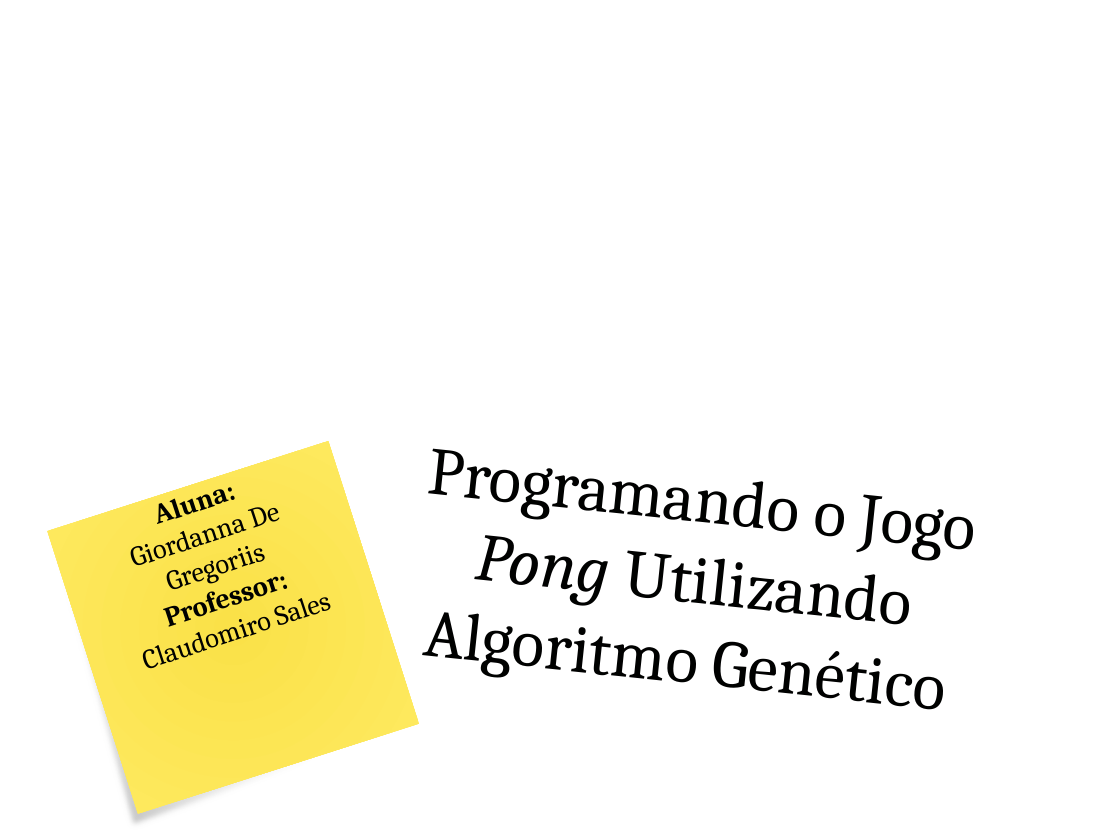
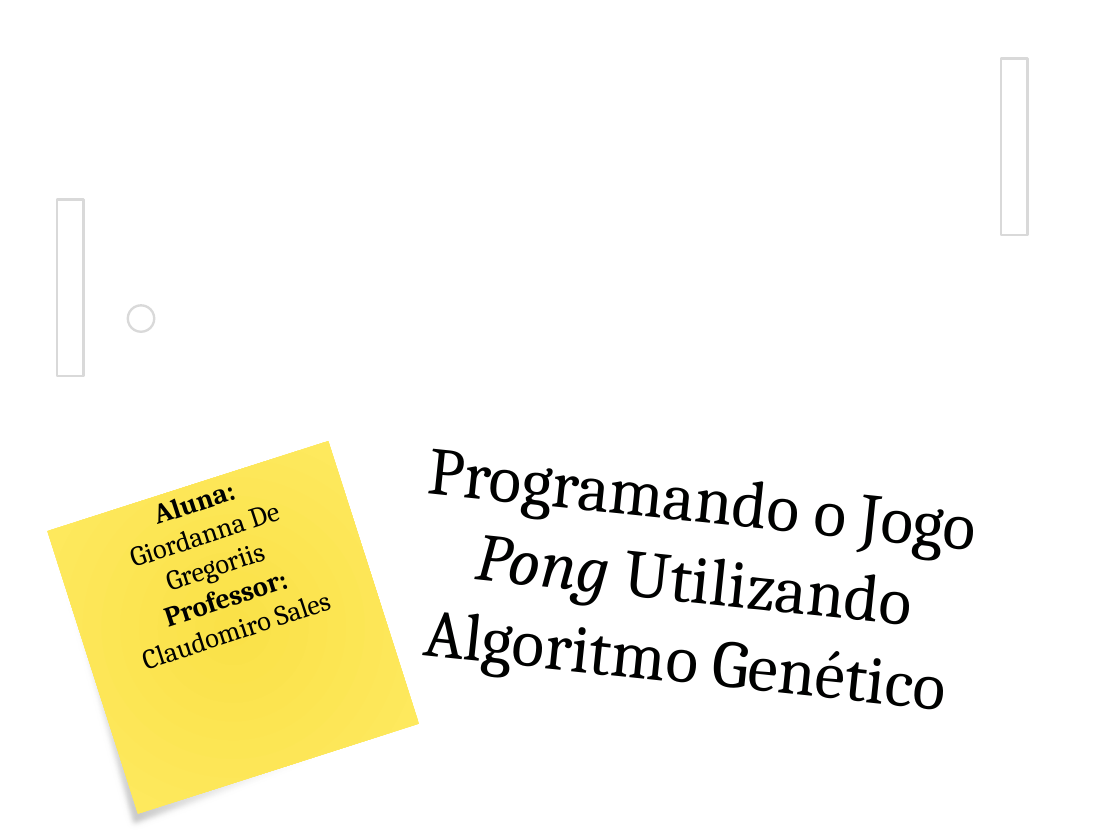
Before and after one commit to giordanna/pong-genetico, a slide deck: slide 1 of Documentação/Programando o Jogo Pong Utilizando Algoritmo Genético.pptx. Drawn at 1120x840 pixels with LibreOffice and Linux fonts; fonts in the diff are those of the drawing; background and template pictures are left out. Boxes give left, top, right and bottom in pixels: in the first picture for what was removed or moved away, otherwise in the second. Text is boxed around its words. In the diff, an @@ line names an element or a change of style, - is before the commit and + after.

```diff
--- a/Documentação/Programando o Jogo Pong Utilizando Algoritmo Genético.pptx
+++ b/Documentação/Programando o Jogo Pong Utilizando Algoritmo Genético.pptx
@@ rectangle added at (x1=1001, y1=58, x2=1028, y2=234), fill #FFFFFF, outline #D9D9D9 1.5 pt @@
@@ rectangle added at (x1=57, y1=199, x2=84, y2=375), fill #FFFFFF, outline #D9D9D9 1.5 pt @@
@@ ellipse added at (x1=128, y1=306, x2=155, y2=333), fill #FFFFFF, outline #D9D9D9 1.5 pt @@
```
Also in this commit, not shown: 3 other slides changed, 20 slides added, 8 slides removed, 28 other files.
